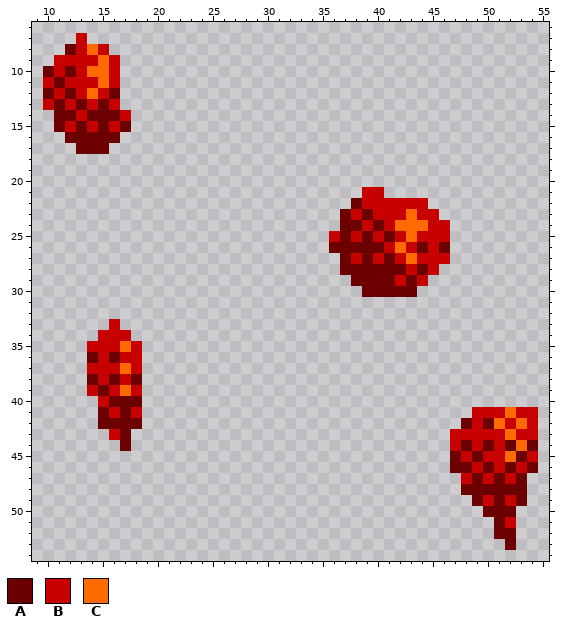
Two versions of one pixel-art file, scenes/enemies/slimes/slime/slime_gibs.ase. Above, as it was before the edit.
64x64 pixels, 1 frame. Shown: x 9..55, y 6..54.
Palette (. is transparent): A #6c0000  B #c70000  C #ff6b00
The same view after the edit:
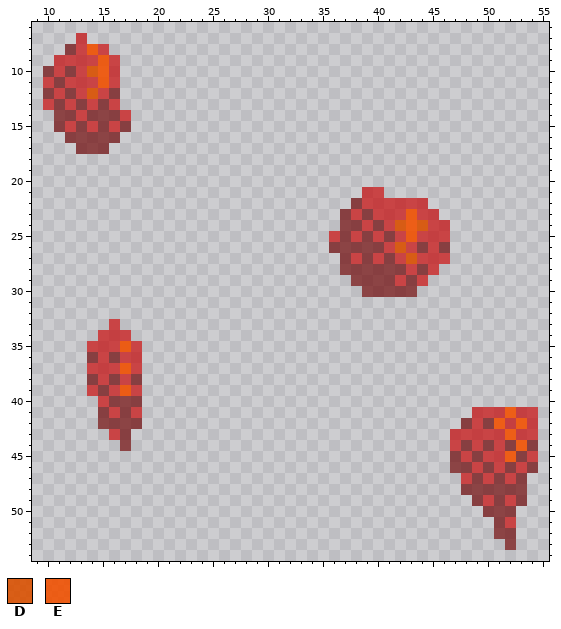
Colours new in this view: D #da5000e3  E #f15000e3
Commit: Add slime idle and death animation
Change:
layer "Base" opacity 100% -> 67%
layer "Shine" opacity 100% -> 67%
colour A: #6c0000 -> #6c0000aa
colour B: #c70000 -> #c70000aa
y 8: x 14 C -> E
y 9: x 15 C -> E
y 10: x 14..15 CC -> DE
y 11: x 15 C -> E
y 12: x 14 C -> D
y 23: x 43 C -> E
y 24: x 42..44 CCC -> DED
y 25: x 43 C -> E
y 26: x 42 C -> D
y 27: x 43 C -> D
y 35: x 17 C -> E
y 37: x 17 C -> E
y 39: x 17 C -> E
y 41: x 52 C -> E
y 42: x 51 C -> E; x 53 C -> E
y 43: x 52 C -> E
y 44: x 53 C -> E
y 45: x 52 C -> E
Boxes around the changes in both pictures, in picture pixels (x1, y1, x2, y2):
changed: (43, 33, 131, 154)
changed: (329, 187, 450, 297)
changed: (87, 319, 142, 451)
changed: (450, 407, 538, 550)
